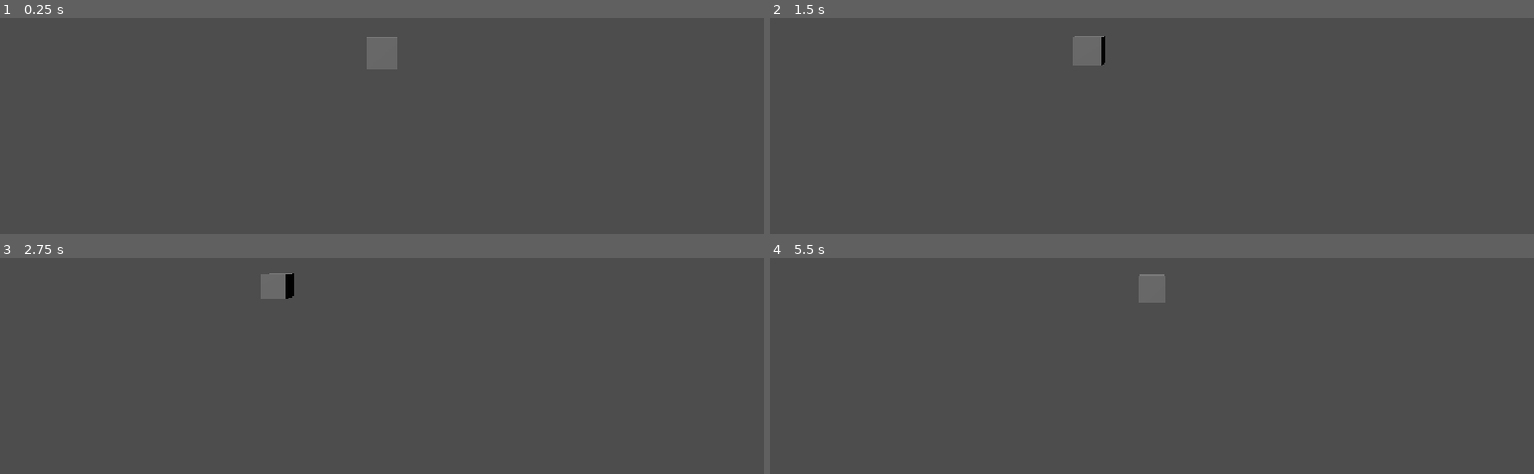
Above: before the commit, frames 1-4 (two rows, left to right).
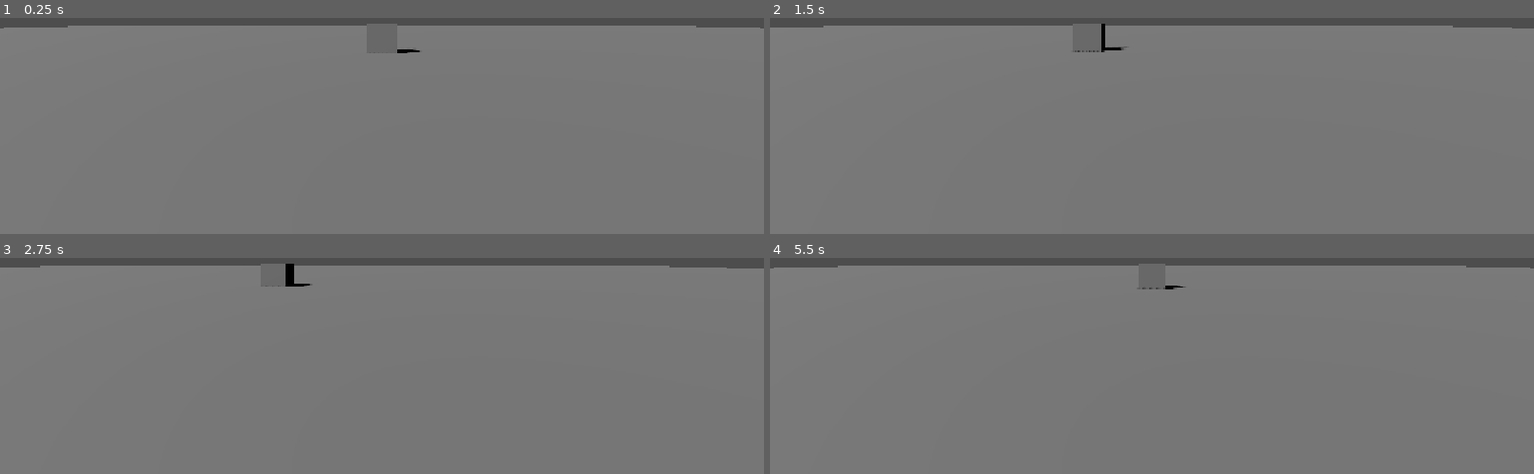
Above: after the commit, the same moments.

Repository: cjratcliff/hellebore
Game: Godot game, scene res://levels/main.tscn
Same seed, same stepped clock (60 frames per second), same inputs: the game is played once before the commit and once after it.
Inputs:
- Up to frame 1 (0.25 s): no input
- Up to frame 2 (1.5 s): tap Enter at 0.5 s; hold D (strafe_right) 0.53-1.28 s; hold S (move_back) from 1.28 s (still down)
- Up to frame 3 (2.75 s): release S (move_back) at 2.03 s; hold D (strafe_right) from 2.03 s (still down)
- Up to frame 4 (5.5 s): release D (strafe_right) at 2.78 s; hold W (move_forward) 2.78-3.53 s; hold A (strafe_left) 3.53-5.03 s; hold S (move_back) from 5.03 s (still down)

The runs differ from the first frame. In frame 1, 96% of the frame differs, in the area x 0-100%, y 2-100%; in frame 2, 96%; in frame 3, 96%; in frame 4, 96%.

Commit message:
floor and shadow

Diff:
--- a/hellebore/levels/main.tscn
+++ b/hellebore/levels/main.tscn
@@ -4,13 +4,20 @@
 
 [sub_resource type="BoxMesh" id="BoxMesh_rybk0"]
 
+[sub_resource type="PlaneMesh" id="PlaneMesh_rybk0"]
+size = Vector2(100, 100)
+
 [node name="Node3D" type="Node3D" unique_id=2018712568]
 
 [node name="Player" parent="." unique_id=1873314653 instance=ExtResource("1_2262g")]
 
-[node name="MeshInstance3D" type="MeshInstance3D" parent="." unique_id=51833535]
-transform = Transform3D(1, 0, 0, 0, 1, 0, 0, 0, 1, 0, 0, -9.492838)
+[node name="Sun" type="DirectionalLight3D" parent="." unique_id=1867670455]
+transform = Transform3D(0.5895103, 0.5071961, -0.62867296, 0, 0.7782909, 0.6279039, 0.80776083, -0.37015578, 0.4588105, 0, 4.83245, 0)
+shadow_enabled = true
+
+[node name="Cube" type="MeshInstance3D" parent="." unique_id=51833535]
+transform = Transform3D(1, 0, 0, 0, 1, 0, 0, 0, 1, 0, 0.4681635, -9.492838)
 mesh = SubResource("BoxMesh_rybk0")
 
-[node name="DirectionalLight3D" type="DirectionalLight3D" parent="." unique_id=1867670455]
-transform = Transform3D(0.5895103, 0.5071961, -0.62867296, 0, 0.7782909, 0.6279038, 0.80776083, -0.37015578, 0.45881054, 0, 4.83245, 0)
+[node name="Floor" type="MeshInstance3D" parent="." unique_id=465893429]
+mesh = SubResource("PlaneMesh_rybk0")
Not shown, changed: hellebore-docs/General.md
